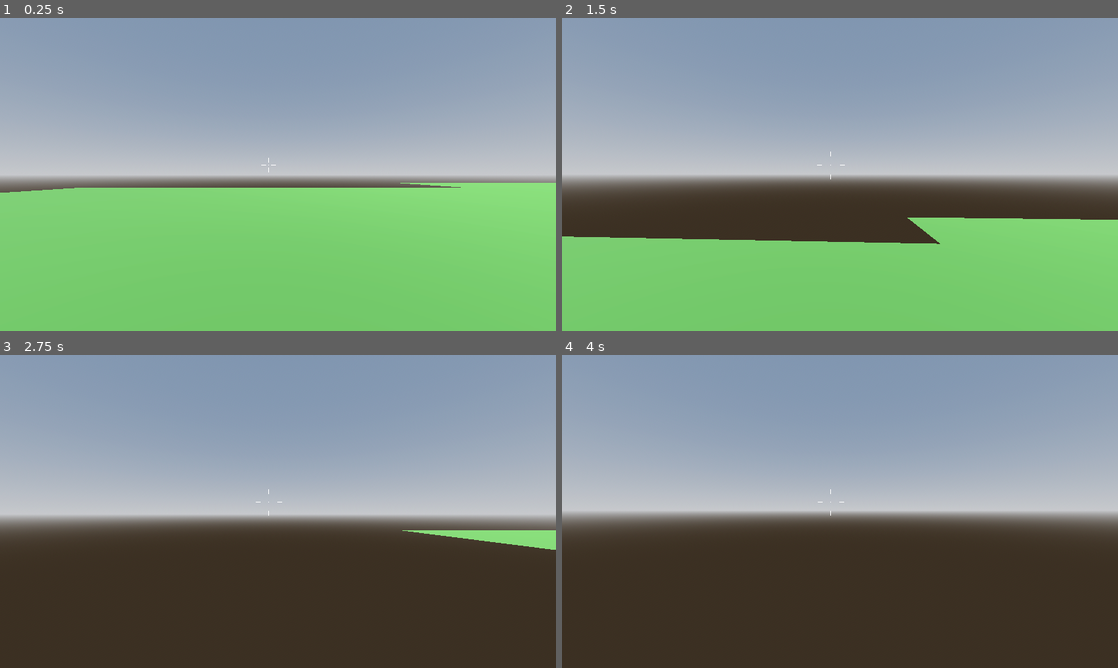
Above: before the commit, frames 1-4 (two rows, left to right).
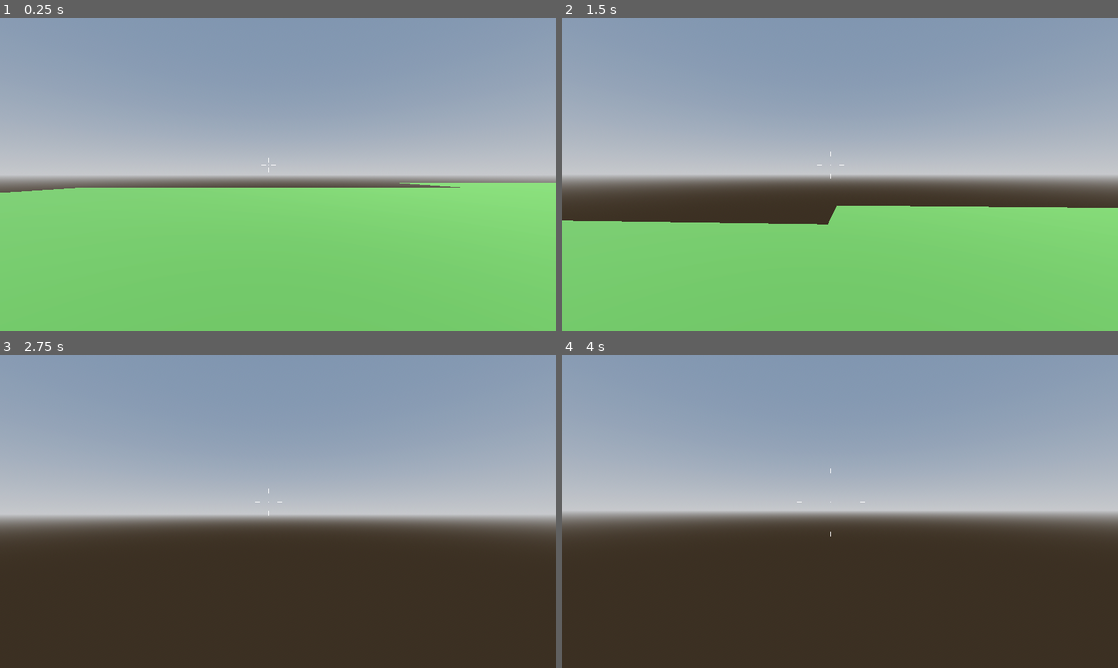
Above: after the commit, the same moments.

Repository: ChaffeyGameDevelopmentClub/cyberrun
Game: Godot game, scene res://Scenes/Player/Testing/TestingWorld.tscn
The game is run twice, just before and just after one commit, with the same random seed, the same clock (stepped at 60 frames per second) and the same inputs. The project has no main scene, so this scene is started directly.
Inputs (mouse positions are in pixels of both pictures, inside the frame that each line leads up to):
- Up to frame 1 (0.25 s): no input
- Up to frame 2 (1.5 s): tap Enter (ui_accept) at 0.5 s; move the mouse to (962, 158) at 0.52 s; hold D (right) 0.53-1.28 s; tap Ctrl (slide) at 0.6 s; tap Space (jump) at 0.77, 0.8, 1.07, 1.35 s; move the mouse to (812, 174) at 1.27 s; hold W (up) from 1.28 s (still down)
- Up to frame 3 (2.75 s): keep holding W (up); tap Space (jump) at 1.52, 1.82, 2.3 s; tap Ctrl (slide) at 1.55, 2.1 s; move the mouse to (289, 505) at 2.02 s
- Up to frame 4 (4 s): keep holding W (up); move the mouse to (834, 517) at 2.77 s; tap Ctrl (slide) at 2.85 s; tap Space (jump) at 3.02, 3.32, 3.6, 3.77 s; tap Enter (ui_accept) at 3.5 s; move the mouse to (878, 514) at 3.52 s

The runs differ from the first frame. In frame 1, less than 0.1% of the frame differs, in the area x 1-83%, y 52-56%; in frame 2, 5.8%, in the area x 0-100%, y 46-73%; in frame 3, 0.9%; in frame 4, less than 0.1%.

Commit message:
checkpoint

Diff:
--- a/Godot/cyberrun/Scenes/Player/player.tscn
+++ b/Godot/cyberrun/Scenes/Player/player.tscn
@@ -7,7 +7,6 @@
 [ext_resource type="Script" path="res://Scripts/States/state_machine.gd" id="5_e2wm6"]
 [ext_resource type="Script" path="res://Scripts/States/idle_player_state.gd" id="6_g4yvn"]
 [ext_resource type="Script" path="res://Scripts/States/walking_player_state.gd" id="7_65x6e"]
-[ext_resource type="Script" path="res://Scripts/States/sliding_player_state.gd" id="8_mxqsm"]
 
 [sub_resource type="CapsuleMesh" id="CapsuleMesh_ri84d"]
 height = 3.0
@@ -100,6 +99,3 @@
 
 [node name="WalkingPlayerState" type="Node" parent="PlayerStates"]
 script = ExtResource("7_65x6e")
-
-[node name="SlidingPlayerState" type="Node" parent="PlayerStates"]
-script = ExtResource("8_mxqsm")
--- a/Godot/cyberrun/Scripts/Player/player.gd
+++ b/Godot/cyberrun/Scripts/Player/player.gd
@@ -38,6 +38,14 @@
 const headbob_freq = 2.4
 var headbob_time := 0.0
 
+enum PLAYER_STATE{
+	Idle,
+	Air,
+	Walking,
+	Slide
+}
+@export var player_state = PLAYER_STATE.Idle
+
 #pause menu or something idk
 @export var pause : Control
 
@@ -67,23 +75,22 @@
 func _physics_process(delta: float) -> void:
 	Global.debug.add_property("MovementSpeed",player_speed, 1)
 	Global.debug.add_property("DoubleJumps",double_jumps, 3)
-
 	#Resets your Double Jumps
 	if is_on_floor():
 		double_jumps = max_double_jump
-
-	# Jumping or something
-	if Input.is_action_just_pressed("jump") and is_on_floor():
-		velocity.y = jump_velocity
-	#please tell me theres another way to write this PLEASE
-	if Input.is_action_just_pressed("jump") and not is_on_floor() and canDJump:
-		if double_jumps <= 0:
-			pass
-		else:
-			velocity.y = jump_velocity
-			double_jumps -= 1
 	_headbob_effect(delta)
 
+	match player_state:
+		0: #Idle
+			update_gravity(delta)
+			update_input(player_speed)
+			update_velocity()
+		1: #In the air
+			pass
+		2: #Walking
+			pass
+		3: #Sliding
+			pass
 func update_gravity(delta) -> void:
 	velocity += get_gravity() * delta
 
@@ -96,6 +103,16 @@
 	else:
 		velocity.x = move_toward(velocity.x, 0, player_speed)
 		velocity.z = move_toward(velocity.z, 0, player_speed)
+	# Jumping or something
+	if Input.is_action_just_pressed("jump") and is_on_floor():
+		velocity.y = jump_velocity
+	#please tell me theres another way to write this PLEASE
+	if Input.is_action_just_pressed("jump") and not is_on_floor() and canDJump:
+		if double_jumps <= 0:
+			pass
+		else:
+			velocity.y = jump_velocity
+			double_jumps -= 1
 
 func update_velocity() -> void:
 	move_and_slide()
--- a/Godot/cyberrun/Scripts/States/walking_player_state.gd
+++ b/Godot/cyberrun/Scripts/States/walking_player_state.gd
@@ -13,7 +13,7 @@
 	Global.player.update_velocity()
 
 	#if Input.is_action_just_pressed("slide") and Global.player.velocity.length() > 0.0:
-		#transition.emit("SlidingPlayerState")
+		#Global.player.camera
 
 	if Global.player.velocity.length() == 0.0:
 		transition.emit("IdlePlayerState")
Not shown: 1 places in Godot/cyberrun/Scenes/Player/player.tscn that only renumber resources
